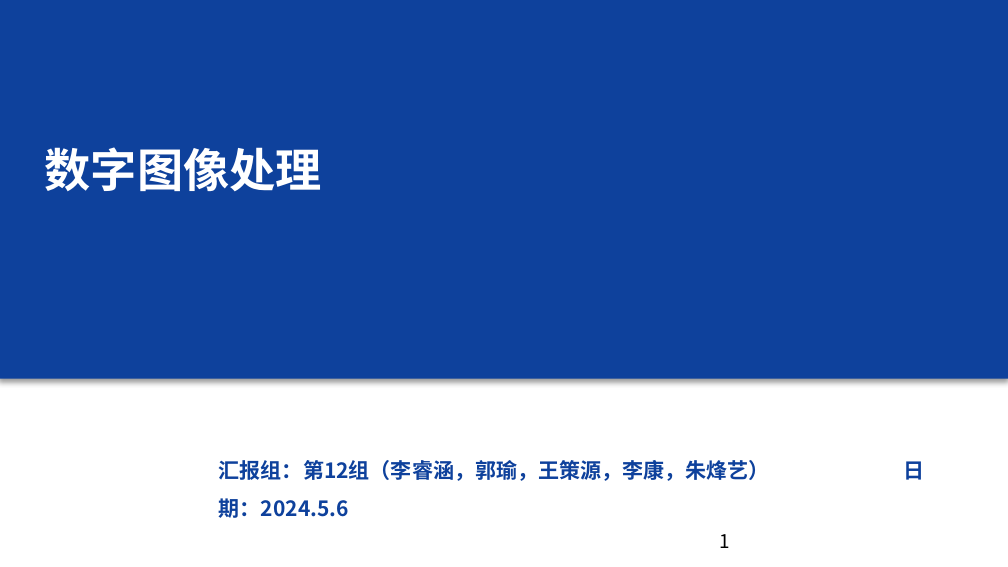
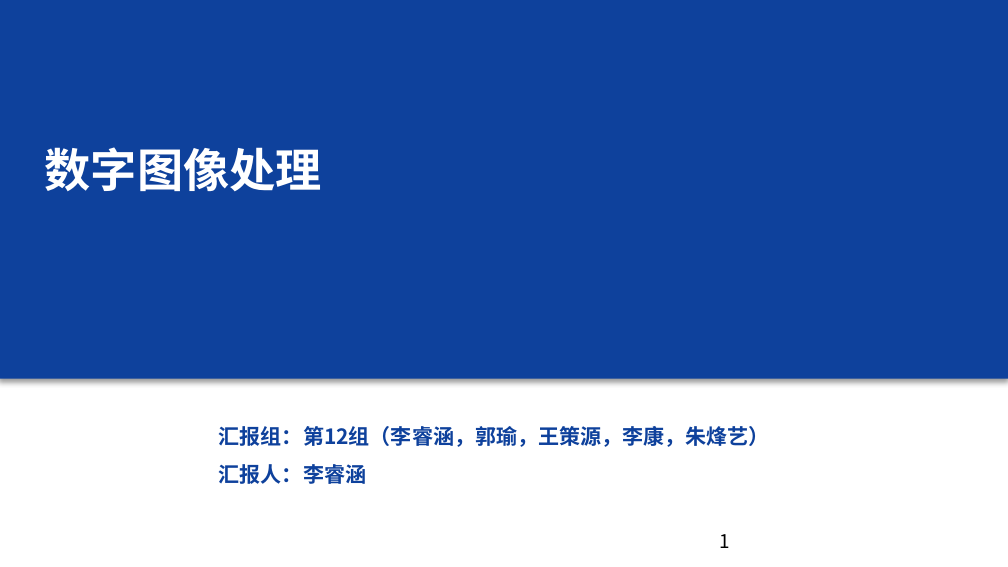
Before and after one commit to shulva/shulva-learning, a slide deck: slide 1 of mooc/hias-dip/midterm/12组汇报ppt.pptx. Drawn at 1008x567 pixels with LibreOffice and Linux fonts; fonts in the diff are those of the drawing; background and template pictures are left out. Boxes give left, top, right and bottom in pixels: in the first picture for what was removed or moved away, otherwise in the second. Text is boxed around its words. In the diff, an @@ line names an element or a change of style, - is before the commit and + after.

Commit message:
ppt dip

```diff
--- a/mooc/hias-dip/midterm/12组汇报ppt.pptx
+++ b/mooc/hias-dip/midterm/12组汇报ppt.pptx
@@ text at [219, 426, 770, 484]: text changed @@
-汇报组：第12组（李睿涵，郭瑜，王策源，李康，朱烽艺） 日期：2024.5.6
+汇报组：第12组（李睿涵，郭瑜，王策源，李康，朱烽艺）
+汇报人：李睿涵
```
Also in this commit, not shown: 2 other slides changed, 3 slides added.
